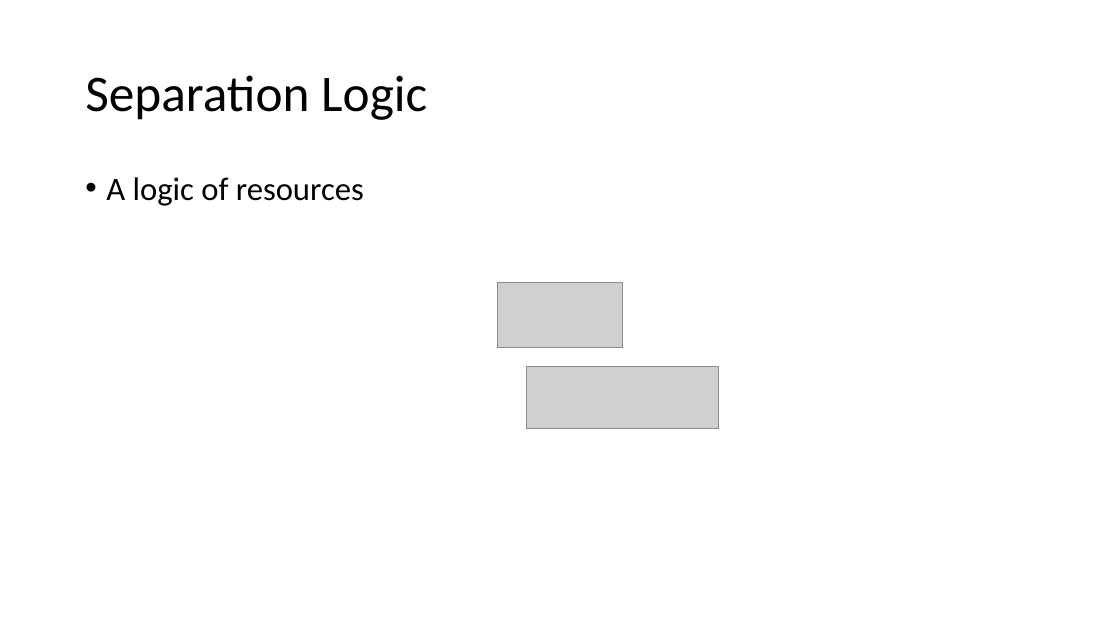
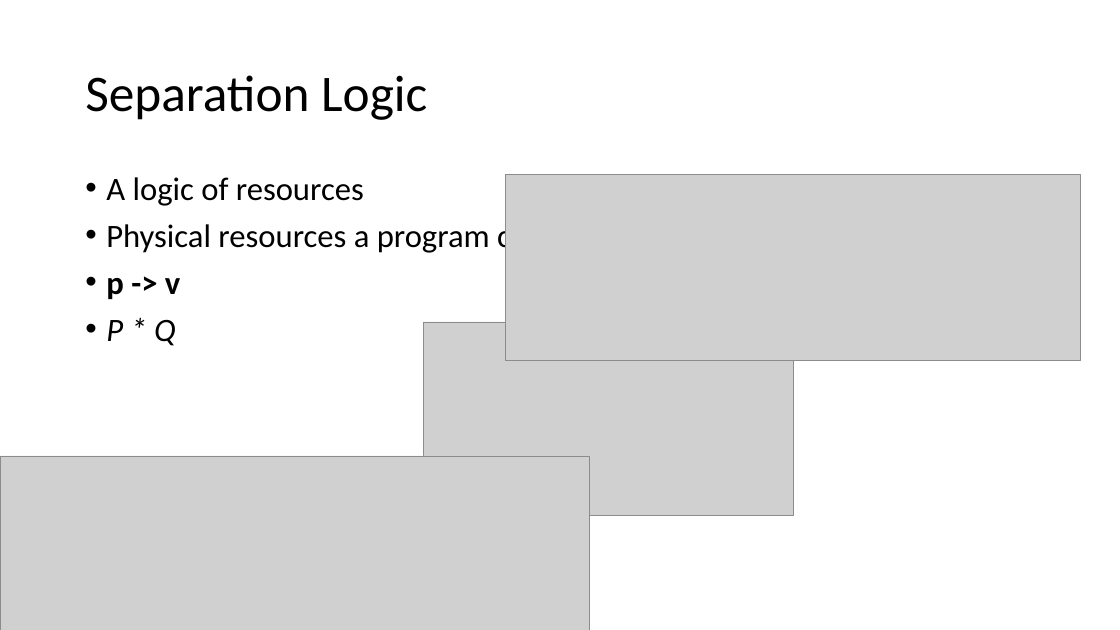
Before and after one commit to Contingent-Systems/modal_abstractions_presentations, a slide deck: slide 6 of thesis_proposal/proposal.pptx. Drawn at 1120x630 pixels with LibreOffice and Linux fonts; fonts in the diff are those of the drawing; grey boxes stand for pictures. Boxes give left, top, right and bottom in pixels: in the first picture for what was removed or moved away, otherwise in the second. Text is boxed around its words. In the diff, an @@ line names an element or a change of style, - is before the commit and + after.

```diff
--- a/thesis_proposal/proposal.pptx
+++ b/thesis_proposal/proposal.pptx
@@ picture resized from (x1=527, y1=366, x2=718, y2=429) to (x1=506, y1=175, x2=1081, y2=360) @@
@@ text at (x1=106, y1=220, x2=543, y2=346): paragraphs added @@
+• Physical resources a program can use
+• p -> v
+• P * Q
@@ picture resized from (x1=497, y1=282, x2=623, y2=348) to (x1=423, y1=322, x2=794, y2=516) @@
@@ picture added at (x1=0, y1=456, x2=590, y2=630) @@
```
Also in this commit, not shown: 4 other slides changed, 2 slides added, 1 slide removed.
